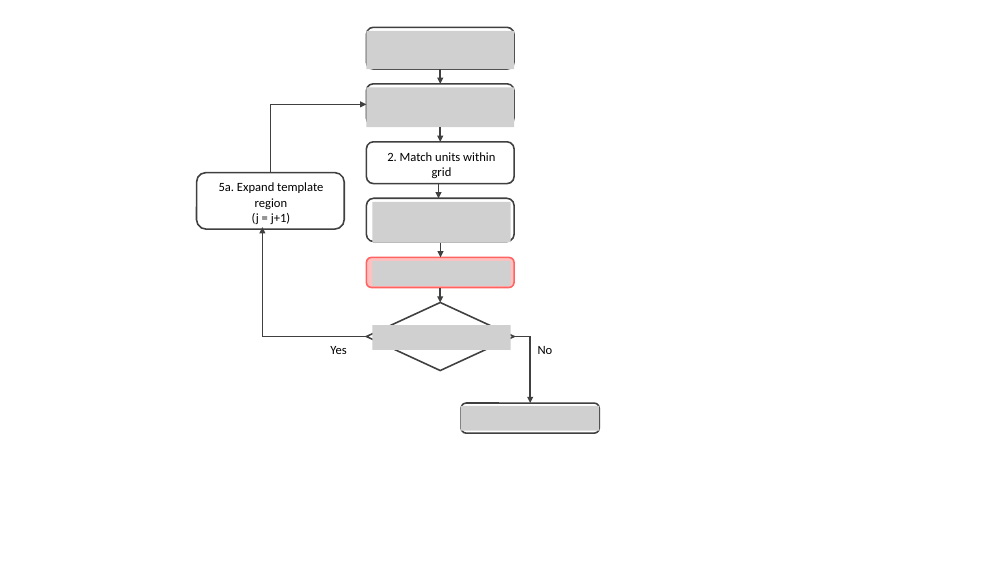
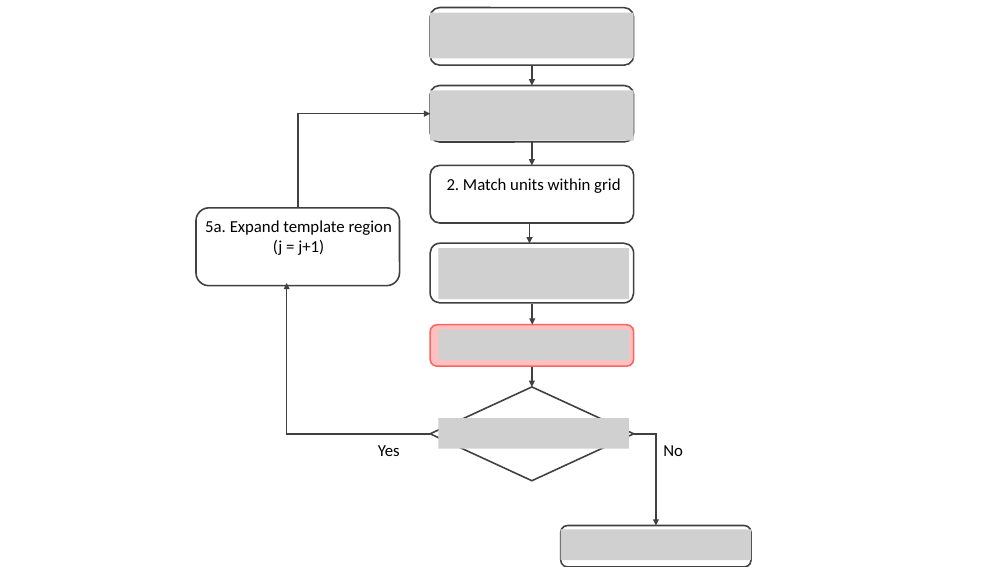
Before and after one commit to maibennett/presentations, a slide deck: slide 6 of content/presentations/RD/IC_20210312/images/diagram_GRD.pptx. Drawn at 1008x567 pixels with LibreOffice and Linux fonts; fonts in the diff are those of the drawing; grey boxes stand for pictures. Boxes give left, top, right and bottom in pixels: in the first picture for what was removed or moved away, otherwise in the second. Text is boxed around its words. In the diff, an @@ line names an element or a change of style, - is before the commit and + after.

```diff
--- a/content/presentations/RD/IC_20210312/images/diagram_GRD.pptx
+++ b/content/presentations/RD/IC_20210312/images/diagram_GRD.pptx
@@ rounded rectangle resized from (x1=367, y1=27, x2=514, y2=69) to (x1=430, y1=8, x2=634, y2=65) @@
@@ picture removed at (x1=367, y1=31, x2=514, y2=70) @@
@@ picture removed at (x1=367, y1=88, x2=514, y2=127) @@
@@ rounded rectangle resized from (x1=367, y1=84, x2=514, y2=125) to (x1=430, y1=85, x2=634, y2=142) @@
@@ arrow moved from (440, 69) - (440, 84) to (532, 65) - (532, 85) @@
@@ elbow arrow moved from (271, 172) - (367, 104) to (298, 208) - (430, 113) @@
@@ arrow moved from (440, 127) - (440, 142) to (532, 141) - (532, 166) @@
@@ rounded rectangle resized from (x1=367, y1=198, x2=514, y2=241) to (x1=430, y1=166, x2=634, y2=223) @@
@@ text "2. Match units within grid" moved from (x1=387, y1=152, x2=495, y2=178) to (x1=447, y1=178, x2=620, y2=193) @@
@@ rounded rectangle resized from (x1=197, y1=172, x2=344, y2=229) to (x1=196, y1=208, x2=399, y2=286) @@
@@ picture removed at (x1=373, y1=202, x2=511, y2=242) @@
@@ arrow removed from (439, 184) to (439, 198) @@
@@ text "5a. Expand template region" moved from (x1=219, y1=182, x2=323, y2=224) to (x1=205, y1=220, x2=392, y2=255) @@
@@ arrow moved from (441, 243) - (441, 257) to (529, 223) - (529, 243) @@
@@ picture removed at (x1=373, y1=261, x2=511, y2=286) @@
@@ elbow arrow moved from (367, 337) - (262, 227) to (430, 434) - (287, 283) @@
@@ diamond removed at (x1=367, y1=302, x2=514, y2=371) @@
@@ picture removed at (x1=373, y1=325, x2=511, y2=350) @@
@@ rounded rectangle resized from (x1=367, y1=257, x2=514, y2=287) to (x1=430, y1=325, x2=634, y2=367) @@
@@ arrow moved from (440, 288) - (440, 302) to (532, 305) - (532, 325) @@
@@ elbow arrow removed from (514, 337) to (530, 403) @@
@@ rounded rectangle removed at (x1=461, y1=403, x2=600, y2=433) @@
@@ picture removed at (x1=461, y1=406, x2=600, y2=431) @@
@@ text "Yes" moved from (x1=330, y1=346, x2=346, y2=354) to (x1=378, y1=445, x2=400, y2=456) @@
@@ group added at (x1=430, y1=13, x2=752, y2=560): 6 pictures, 1 rounded rectangle, 1 diamond, 1 arrow, 1 elbow arrow @@
@@ size 12 to 16 pt in 4 elements at (x1=205, y1=220, x2=392, y2=255), (x1=447, y1=178, x2=620, y2=193), (x1=378, y1=445, x2=400, y2=456), (x1=663, y1=445, x2=683, y2=456) @@
@@ text "No" moved from (x1=538, y1=346, x2=553, y2=354) to (x1=663, y1=445, x2=683, y2=456) @@
@@ rounded rectangle resized from (x1=367, y1=142, x2=514, y2=184) to (x1=561, y1=526, x2=752, y2=567) @@
```
Also in this commit, not shown: 8 other slides changed, 10 other files.
